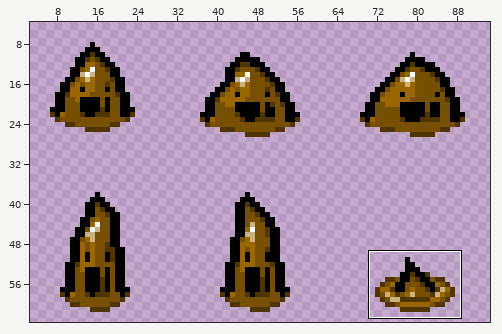
Edited in one commit: sprite sheet (Basement Baddies Bundle/resources/gfx/monsters/drowned dip.png). The picture above shows the old version from afar; the outline marks the close-up.
Close-up. Before the commit:
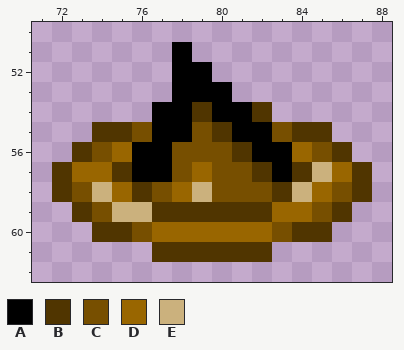
The file is 112x64 pixels. Shown: x 71..88, y 50..62. The wide view leaves out empty margins. The commit also changed other parts of the picture, which this record leaves out.
Palette (. is transparent): A #000000  B #503500  C #774f00  D #996600  E #cbb17d
Pixels before, first column x 72:
51 ......A.........
52 ......AA........
53 ......AAA.......
54 .....AABAAB.....
55 ..BBCAACBAACBB..
56 .BCDAACCCBAADCB.
57 BDDBAACDCCBABEDB
58 BCEDBCDECCCBEDCB
59 .BCEEBBBBBBDDCB.
60 ..BBCDDDDDDCBB..
61 .....BBBBBB.....
Now the later version:
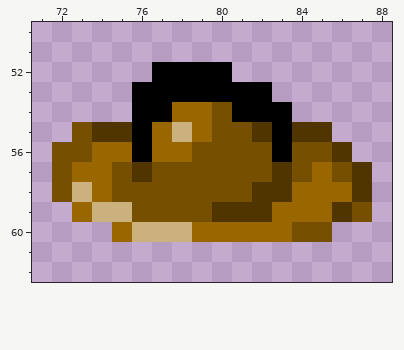
Edits made:
Changed rows in their new state; - is an unchanged pixel.
first column x 72:
51 ------.---------
52 -----A--A-------
53 ----AA---AA-----
54 ----A-DDC-AA----
55 -C--ADEDCCBA----
56 CCD--DD--CC-C---
57 C--CBC-C--CBCDC-
58 CEDCC-CC--B-D-D-
59 -DE-CCCC-----D-C
60 --.DEEE----DCC--
61 -----......-----
Where, in picture pixels (left, top, right, bottom), the same in both close-ups:
changed: (52, 42, 372, 262)
